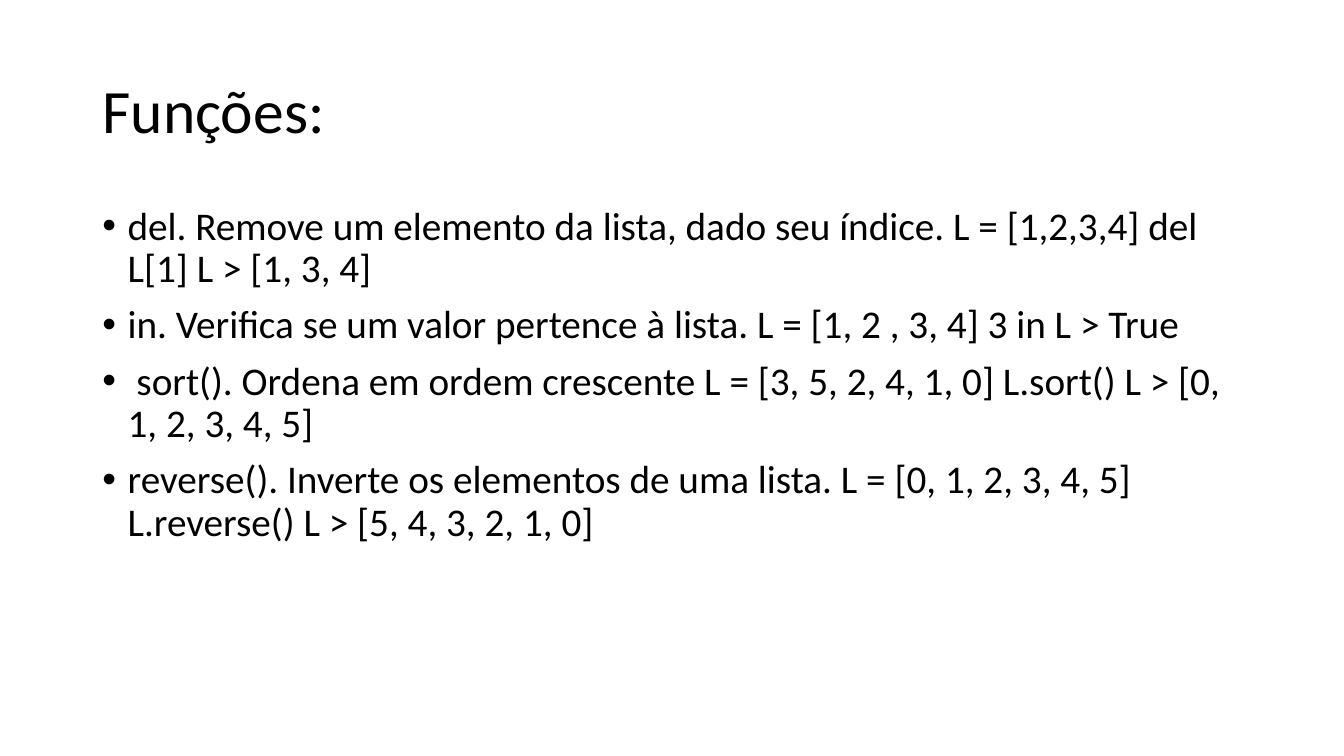
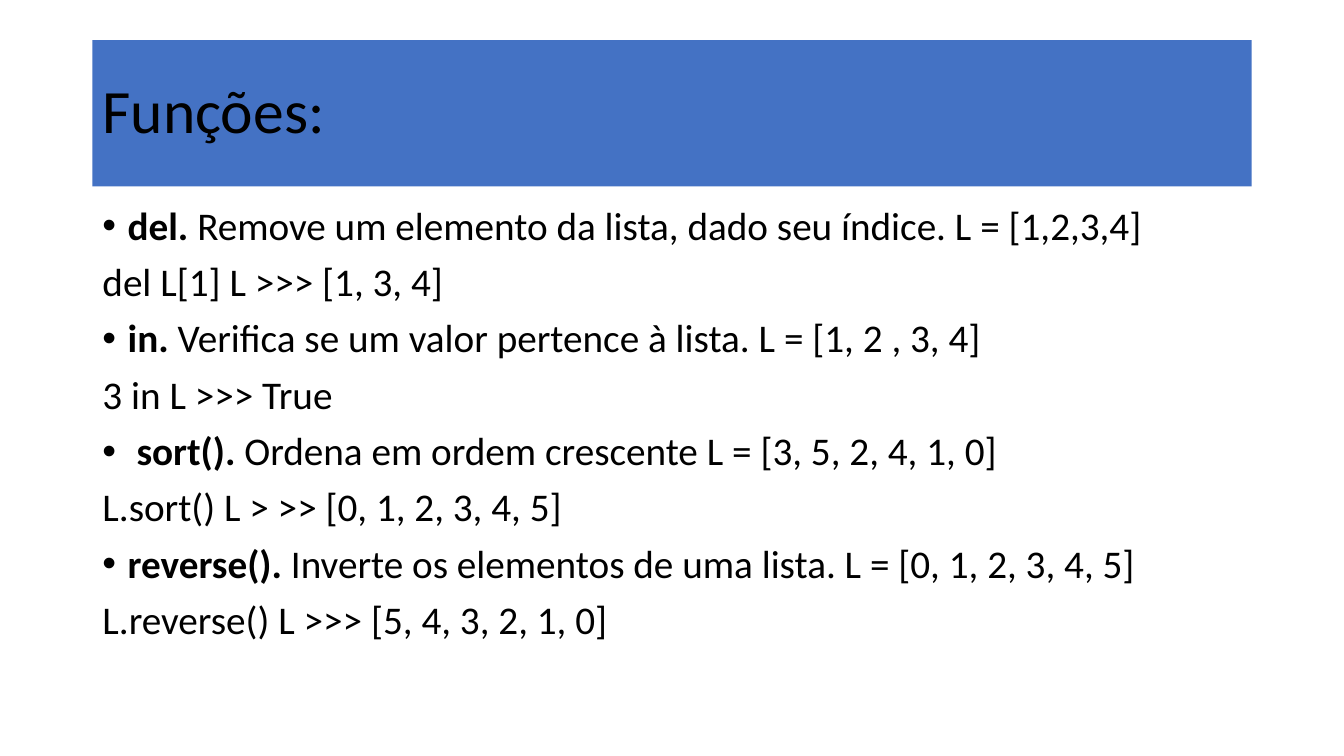
Before and after one commit to dourivaljunior/Curso-de-Python, a slide deck: slide 21 of aula 03 python.pptx (slide 19 before the commit). Drawn at 1344x756 pixels with LibreOffice and Linux fonts; fonts in the diff are those of the drawing. Boxes give left, top, right and bottom in pixels: in the first picture for what was removed or moved away, otherwise in the second. Text is boxed around its words. In the diff, an @@ line names an element or a change of style, - is before the commit and + after.

```diff
--- a/aula 03 python.pptx
+++ b/aula 03 python.pptx
@@ title "Funções:": place and size @@
-title "Funções:" at bbox=[102, 92, 324, 144]
+title "Funções:" at bbox=[93, 40, 1252, 187]
@@ title "Funções:" at bbox=[93, 40, 1252, 187]: fill none to #4472C4 @@
@@ text at bbox=[102, 211, 1142, 640]: text changed @@
-• del. Remove um elemento da lista, dado seu índice. L = [1,2,3,4] del L[1] L > [1, 3, 4]
-• in. Verifica se um valor pertence à lista. L = [1, 2 , 3, 4] 3 in L > True
-• sort(). Ordena em ordem crescente L = [3, 5, 2, 4, 1, 0] L.sort() L > [0, 1, 2, 3, 4, 5]
-• reverse(). Inverte os elementos de uma lista. L = [0, 1, 2, 3, 4, 5] L.reverse() L > [5, 4, 3, 2, 1, 0]
+• del. Remove um elemento da lista, dado seu índice. L = [1,2,3,4]
+del L[1] L >>> [1, 3, 4]
+• in. Verifica se um valor pertence à lista. L = [1, 2 , 3, 4]
+3 in L >>> True
+• sort(). Ordena em ordem crescente L = [3, 5, 2, 4, 1, 0]
+L.sort() L > >> [0, 1, 2, 3, 4, 5]
+• reverse(). Inverte os elementos de uma lista. L = [0, 1, 2, 3, 4, 5]
+L.reverse() L >>> [5, 4, 3, 2, 1, 0]
```
Also in this commit, not shown: 45 other slides changed, 13 slides added, 3 slides removed.
